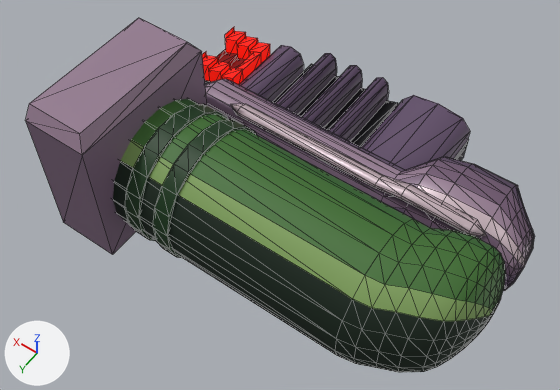
One commit to the glTF model public/models/enemies/newshc-197.glb: the scene before it, then after it.
Rendered twice from a camera (50 mm lens) standing at (-1.21, 2.31, 2.89) and looking at (0.09, 0.5, 0.04). The axes (+X, +Y, +Z) are drawn at lower left. The lights are the same throughout. The older version comes first. Mesh edges are drawn as thin lines. Vertices at exactly the same position are counted once.

In view in the first picture: 'newshc-197'.
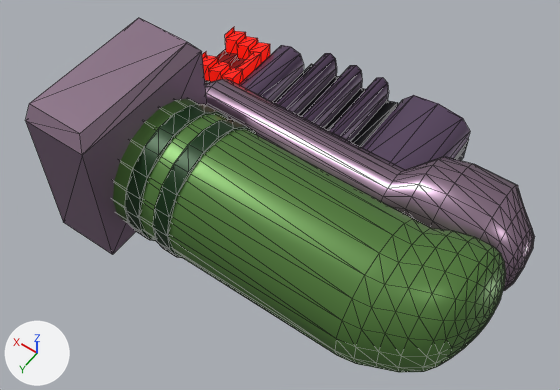
Changed parts and their boxes (x1, y1, x2, y2) in the pictures (560 x 390 px):
'newshc-197', surface changed, reshaped
    both: (25, 18, 535, 373)
part 1 of me_newshc_197, deleted
    before: (230, 104, 487, 236)
part 2 of me_newshc_197, recoloured (dark green to green)
    both: (131, 103, 502, 310)
part 3 of me_newshc_197, recoloured
    both: (207, 103, 532, 276)
part 4 of me_newshc_197, recoloured
    both: (417, 185, 525, 266)
part 5 of me_newshc_197, recoloured
    both: (239, 85, 534, 265)
part 6 of me_newshc_197, recoloured
    both: (222, 79, 510, 291)
part 7 of me_newshc_197, recoloured
    both: (206, 93, 426, 196)
part 8 of me_newshc_197, recoloured
    both: (121, 140, 493, 321)
part 9 of me_newshc_197, recoloured
    both: (181, 99, 505, 298)
part 10 of me_newshc_197, recoloured (black to green)
    both: (113, 134, 506, 373)
part 11 of me_newshc_197, recoloured
    both: (447, 157, 535, 258)

The change, as a list of edits to the scene's bpy script:
```text
Change mat_pal_36_nshc197:
    mat_pal_36_nshc197.roughness: 0.55 -> 0.4
Change mat_pal_88_nshc197:
    mat_pal_88_nshc197.roughness: 0.5 -> 0.4
Change mat_pal_90_nshc197:
    mat_pal_90_nshc197.metallic: 0.05 -> 0.4
    mat_pal_90_nshc197.roughness: 0.45 -> 0.4
Change mat_pal_91_nshc197:
    mat_pal_91_nshc197.metallic: 0.05 -> 0.4
Add mat_pal_91_nshc197_pipe:
    mat_pal_91_nshc197_pipe = principled_material('pal_91_nshc197-pipe')
    mat_pal_91_nshc197_pipe.base_color = (0.305, 0.205, 0.287)  # greyish purple #967d92
    mat_pal_91_nshc197_pipe.metallic = 0.8
    mat_pal_91_nshc197_pipe.roughness = 0.3
Add mat_pal_42_nshc197:
    mat_pal_42_nshc197 = principled_material('pal_42_nshc197')
    mat_pal_42_nshc197.base_color = (0.0999, 0.238, 0.0529)  # green #598641
    mat_pal_42_nshc197.metallic = 0.4
    mat_pal_42_nshc197.roughness = 0.4
Change me_newshc_197:
    used by ob_newshc_197; location = (0.0, 0.0, 0.0)
    remove me_newshc_197.from_pydata(...)  # 842 vertices, 1598 faces; spans x -1.0..1.0, y -0.5..1.08, z -0.3..0.55
    add me_newshc_197.from_pydata(...)  # 816 vertices, 1550 faces; spans x -1.0..1.0, y -0.5..1.08, z -0.3..0.55
    me_newshc_197 part 1: the loose piece of 26 vertices spanning x -0.82..0.57, y 0.21..0.29, z 0.13..0.2 is deleted
    me_newshc_197 part 2: 60 faces spanning x -1.0..0.75, y 0.43..0.82, z 0.13..0.37 switch from mat_pal_41_nshc197 (dark green #3c6d2c) to mat_pal_42_nshc197 (green #598641)
    me_newshc_197 part 3: 57 faces spanning x -1.0..1.0, y -0.01..0.32, z -0.03..0.23 switch from mat_pal_89_nshc197 (greyish purple #715971) to mat_pal_91_nshc197_pipe (greyish purple #967d92)
    me_newshc_197 part 4: 13 faces spanning x -1.0..-0.45, y 0.15..0.24, z -0.03..0.21 switch from mat_pal_93_nshc197 (light grey #c7b2ba) to mat_pal_91_nshc197_pipe (greyish purple #967d92)
    me_newshc_197 part 5: 23 faces spanning x -1.0..1.0, y -0.09..0.18, z -0.03..0.21 switch from mat_pal_87_nshc197 (dark purple #55415d) to mat_pal_91_nshc197_pipe (greyish purple #967d92)
    me_newshc_197 part 6: 196 faces spanning x -1.0..1.0, y -0.04..0.35, z -0.28..0.19 switch from mat_pal_88_nshc197 (dark purple #614d69) to mat_pal_91_nshc197_pipe (greyish purple #967d92)
    me_newshc_197 part 7: 8 faces spanning x -0.45..1.0, y 0.13..0.31, z 0.08..0.21 switch from mat_pal_90_nshc197 (greyish purple #7d657d) to mat_pal_91_nshc197_pipe (greyish purple #967d92)
    me_newshc_197 part 8: 20 faces spanning x -1.0..0.75, y 0.54..0.9, z 0.12..0.34 switch from mat_pal_43_nshc197 (green #7d9e59) to mat_pal_42_nshc197 (green #598641)
    me_newshc_197 part 9: 20 faces spanning x -1.0..0.75, y 0.35..0.52, z 0.12..0.34 switch from mat_pal_40_nshc197 (dark green #2c6524) to mat_pal_42_nshc197 (green #598641)
    me_newshc_197 part 10: 320 faces spanning x -1.0..0.75, y 0.27..1.0, z -0.29..0.28 switch from mat_pal_34_nshc197 (black #001c08) to mat_pal_42_nshc197 (green #598641)
    me_newshc_197 part 11: 19 faces spanning x -1.0..1.0, y -0.12..0.16, z -0.03..0.18 switch from mat_pal_85_nshc197 (dark purple #3c2c45) to mat_pal_91_nshc197_pipe (greyish purple #967d92)
    remove me_newshc_197.materials.append(mat_pal_83_nshc197)  # dark purple #241c30
```
